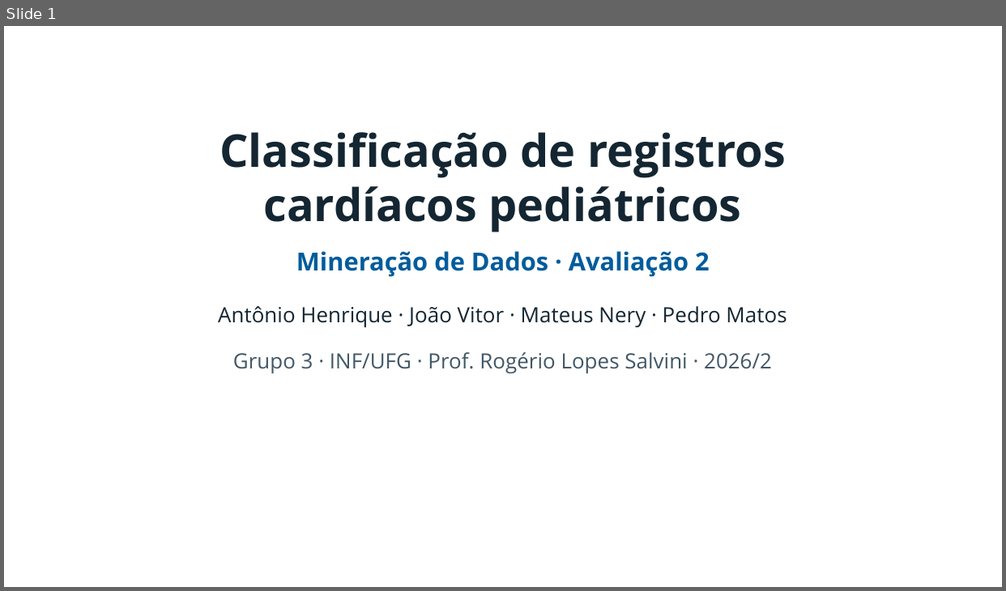
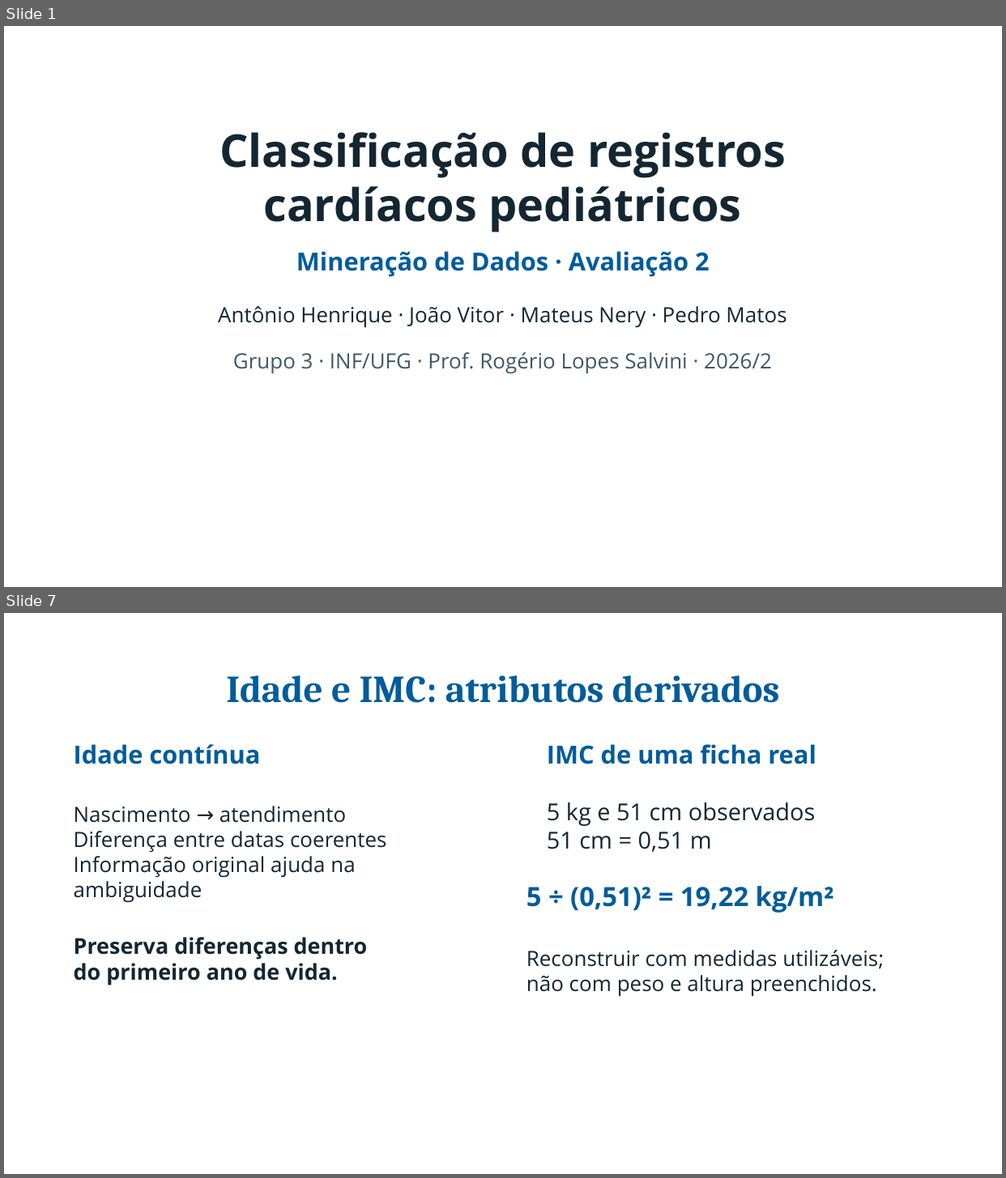
Before and after one commit to pedroafm06/Data-Mining, a slide deck: presentation/a2_inf/output/Apresentacao_A2_INF.pptx. Shown one above the other, each under a label of ours: slide 1 before the commit, slides 1 and 7 after it; the slides between them are not shown. The pictures are 1006x591 and 1006x1178 pixels, drawn with LibreOffice and Linux fonts; fonts in the diff are those of the drawing; background and template pictures are left out. Boxes give left, top, right and bottom in pixels: in the first picture for what was removed or moved away, otherwise in the second. Text is boxed around its words. In the diff, an @@ line names an element or a change of style, - is before the commit and + after.

```diff
--- a/presentation/a2_inf/output/Apresentacao_A2_INF.pptx
+++ b/presentation/a2_inf/output/Apresentacao_A2_INF.pptx
@@ slide 7 added at bbox=[4, 613, 1002, 1174], background picture (left out) @@
@@ text added at bbox=[226, 675, 780, 703], 36.8 pt, text #005C9C, bold @@
+Idade e IMC: atributos derivados
@@ text added at bbox=[74, 744, 261, 764], 24 pt, text #005C9C, bold @@
+Idade contínua
@@ text added at bbox=[547, 744, 816, 764], 24 pt, text #005C9C, bold @@
+IMC de uma ficha real
@@ text added at bbox=[74, 806, 386, 903], 20.2 pt, text #142632 @@
+Nascimento → atendimento
+Diferença entre datas coerentes
+Informação original ajuda na ambiguidade
@@ text added at bbox=[547, 803, 816, 852], 22.5 pt, text #142632 @@
+5 kg e 51 cm observados
+51 cm = 0,51 m
@@ text added at bbox=[526, 886, 834, 913], 25.5 pt, text #005C9C, bold @@
+5 ÷ (0,51)² = 19,22 kg/m²
@@ text added at bbox=[74, 937, 368, 986], 21 pt, text #142632, bold @@
+Preserva diferenças dentro
+do primeiro ano de vida.
@@ text added at bbox=[526, 950, 884, 997], 20.2 pt, text #142632 @@
+Reconstruir com medidas utilizáveis;
+não com peso e altura preenchidos.
@@ text added at bbox=[37, 1127, 185, 1155], 15.8 pt, text #FFFFFF, italic @@
+07 / 22
```
Also in this commit, not shown: 4 other slides changed, 16 other slides added, 11 slides removed, 11 other files.
